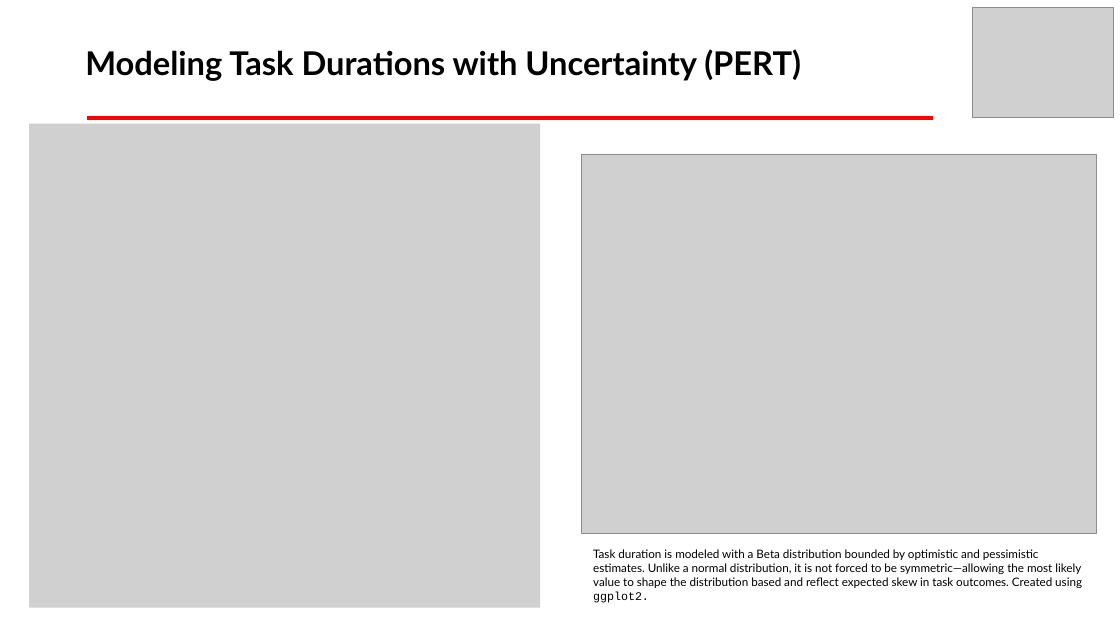
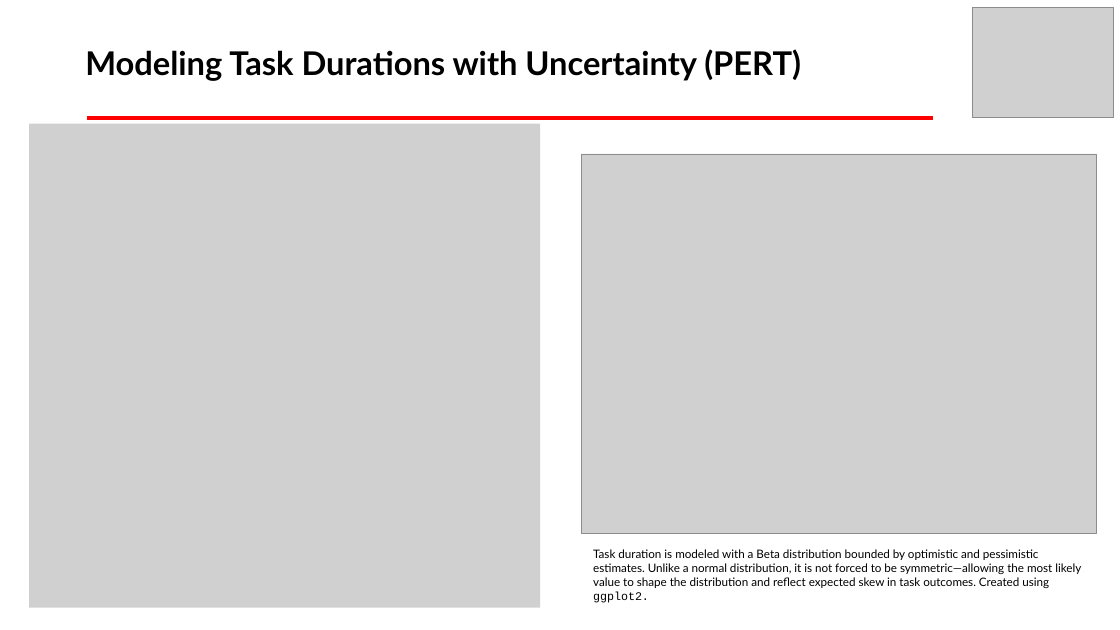
Before and after one commit to garysutton/2026useR, a slide deck: slide 6 of useR.pptx. Drawn at 1120x630 pixels with LibreOffice and Linux fonts; fonts in the diff are those of the drawing; grey boxes stand for pictures. Boxes give left, top, right and bottom in pixels: in the first picture for what was removed or moved away, otherwise in the second. Text is boxed around its words. In the diff, an @@ line names an element or a change of style, - is before the commit and + after.

```diff
--- a/useR.pptx
+++ b/useR.pptx
@@ text at box(593, 549, 1081, 603): text changed @@
-Task duration is modeled with a Beta distribution bounded by optimistic and pessimistic estimates. Unlike a normal distribution, it is not forced to be symmetric—allowing the most likely value to shape the distribution based and reflect expected skew in task outcomes. Created using ggplot2.
+Task duration is modeled with a Beta distribution bounded by optimistic and pessimistic estimates. Unlike a normal distribution, it is not forced to be symmetric—allowing the most likely value to shape the distribution and reflect expected skew in task outcomes. Created using ggplot2.
```
Also in this commit, not shown: 4 other slides changed.
